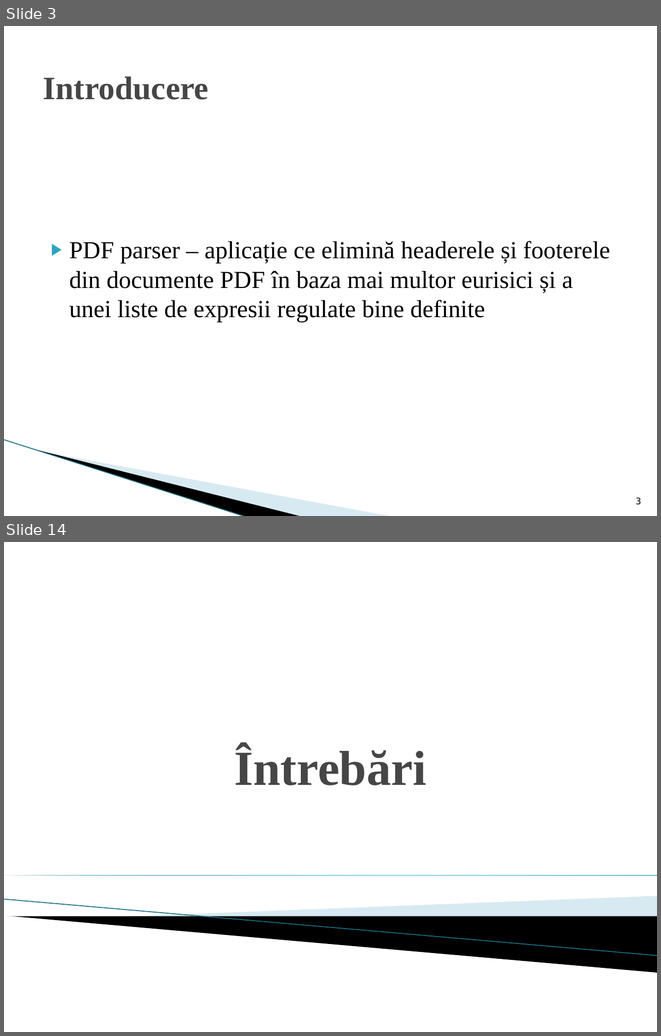
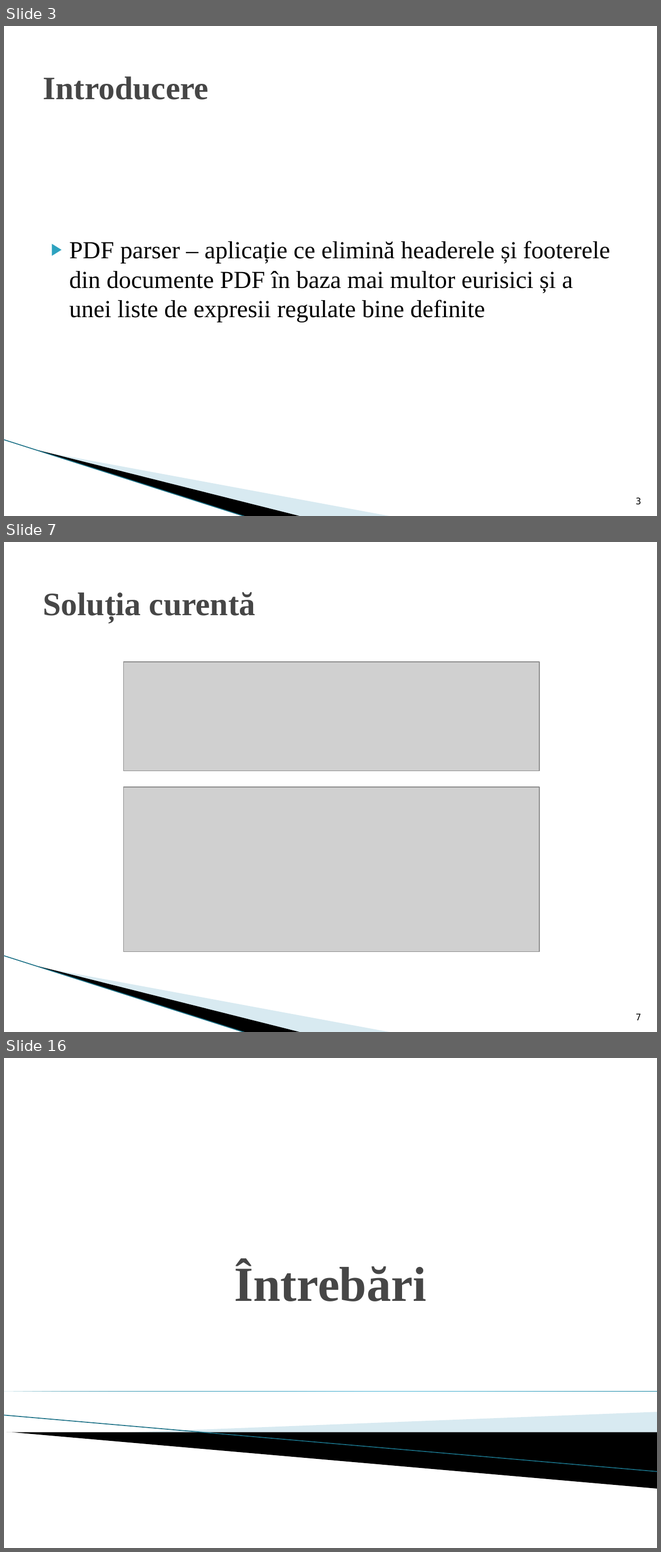
Before and after one commit to silvia95/PDF-parser, a slide deck: PDF parser.pptx. Shown one above the other, each under a label of ours: slides 3 and 14 before the commit, slides 3, 7 and 16 after it; the slides between them are not shown. The pictures are 661x1036 and 661x1552 pixels, drawn with LibreOffice and Linux fonts; fonts in the diff are those of the drawing; grey boxes stand for pictures; background and template pictures are left out. Boxes give left, top, right and bottom in pixels: in the first picture for what was removed or moved away, otherwise in the second. Text is boxed around its words. In the diff, an @@ line names an element or a change of style, - is before the commit and + after.

```diff
--- a/PDF parser.pptx
+++ b/PDF parser.pptx
@@ slide 7 added at box(4, 542, 657, 1032), background #FFFFFF; not listed: 3 template elements that a slide beside it also shows @@
@@ title added at box(43, 592, 256, 622), 36 pt, text #464646, bold @@
+Soluția curentă
@@ picture added at box(123, 661, 539, 770) @@
@@ picture added at box(123, 787, 539, 951) @@
@@ page number added at box(636, 1013, 641, 1020), 10 pt, text #000000 @@
+7
@@ what was slide 14 is now slide 16 @@
```
Also in this commit, not shown: 10 slides changed, 2 other slides added, 1 slide removed.
